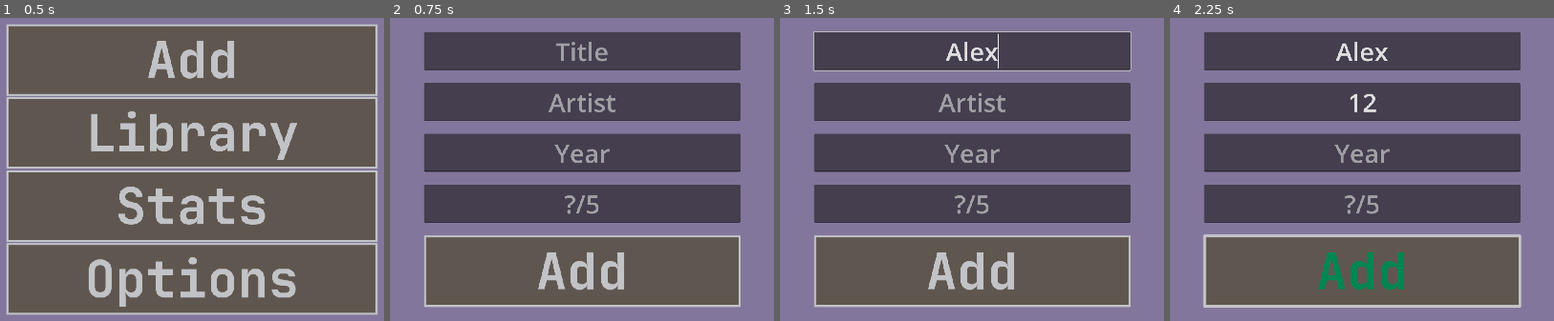
Above: before the commit, frames 1-4 (left to right).
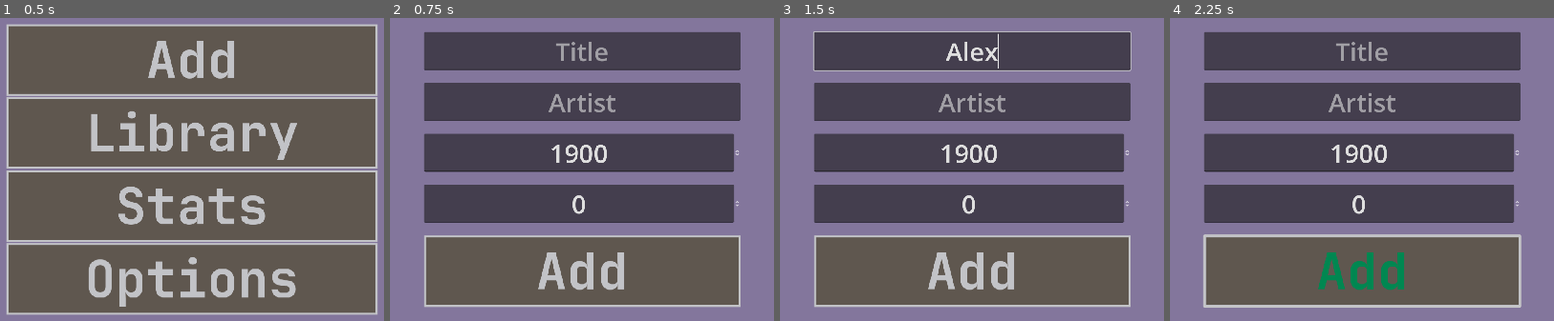
Above: after the commit, the same moments.

Repository: sym-z/medium
Game: Godot game, scene res://scenes/main_menu.tscn
The game is run twice, just before and just after one commit, with the same random seed, the same clock (stepped at 60 frames per second) and the same inputs.
Inputs (mouse positions are in pixels of both pictures, inside the frame that each line leads up to):
- Up to frame 1 (0.5 s): no input
- Up to frame 2 (0.75 s): click "Add" at 0.5 s
- Up to frame 3 (1.5 s): click (972, 51) at 1.27 s; type "Alex" at 1.35 s
- Up to frame 4 (2.25 s): click (1362, 102) at 1.5 s; type "12" at 1.58 s; click "Add" at 2 s

Frame 1 is identical in both runs. In frame 2, 1.3% of the frame differs, in the area x 42-92%, y 38-68%; in frame 3, 1.3%; in frame 4, 2.3%, in the area x 41-92%, y 7-68%.

Commit message:
New SpinBox instead of line edit

Diff:
--- a/medium/scenes/add_media.tscn
+++ b/medium/scenes/add_media.tscn
@@ -1,10 +1,17 @@
-[gd_scene load_steps=5 format=3 uid="uid://bgv5opifufu4d"]
+[gd_scene load_steps=7 format=3 uid="uid://bgv5opifufu4d"]
 
 [ext_resource type="Script" path="res://scripts/add_media.gd" id="1_vrbsr"]
 [ext_resource type="Texture2D" uid="uid://dbv2v24xjrovc" path="res://sprites/bg-beta.png" id="1_vrsm7"]
 [ext_resource type="Theme" uid="uid://xta2k2ya6wgx" path="res://themes/main_menu_buttons.tres" id="2_t0nb6"]
 
 [sub_resource type="StyleBoxEmpty" id="StyleBoxEmpty_1gghr"]
+
+[sub_resource type="Theme" id="Theme_b345t"]
+default_font_size = 64
+SpinBox/icons/updown = null
+
+[sub_resource type="Theme" id="Theme_muicv"]
+default_font_size = 64
 
 [node name="Add Media" type="Control" node_paths=PackedStringArray("titleField", "artistField", "yearField", "ratingField")]
 layout_mode = 3
@@ -60,16 +67,20 @@
 placeholder_text = "Artist"
 alignment = 1
 
-[node name="Year" type="LineEdit" parent="Panel/VBoxContainer"]
+[node name="Year" type="SpinBox" parent="Panel/VBoxContainer"]
 layout_mode = 2
-theme_override_font_sizes/font_size = 64
-placeholder_text = "Year"
+theme = SubResource("Theme_b345t")
+min_value = 1900.0
+max_value = 2030.0
+value = 1900.0
+rounded = true
 alignment = 1
 
-[node name="Rating" type="LineEdit" parent="Panel/VBoxContainer"]
+[node name="Rating" type="SpinBox" parent="Panel/VBoxContainer"]
 layout_mode = 2
-theme_override_font_sizes/font_size = 64
-placeholder_text = "?/5"
+theme = SubResource("Theme_muicv")
+max_value = 5.0
+rounded = true
 alignment = 1
 
 [node name="Add" type="Button" parent="Panel/VBoxContainer"]
--- a/medium/scripts/add_media.gd
+++ b/medium/scripts/add_media.gd
@@ -1,12 +1,22 @@
 extends Control
 
 # MUSIC FIELDS
+
 @export var titleField : LineEdit
 @export var artistField : LineEdit
-@export var yearField : LineEdit
-@export var ratingField : LineEdit
+@export var yearField : SpinBox
+@export var ratingField : SpinBox
+var musicFields : Array = []
 
+func _ready():
+	musicFields = [titleField, artistField, yearField, ratingField]
 func _on_add_button_up() -> void:
-	var numYear : int = yearField.text as int
-	var numRating : int = ratingField.text as int
+	var numYear : int = yearField.get_line_edit().text as int
+	var numRating : int = ratingField.get_line_edit().text as int
 	Library.createAlbum(	titleField.text,artistField.text,numYear,numRating)
+	clearFields(musicFields)
+
+func clearFields(fieldArr : Array = []):
+	for field in fieldArr:
+		if field is LineEdit:
+			field.clear()
